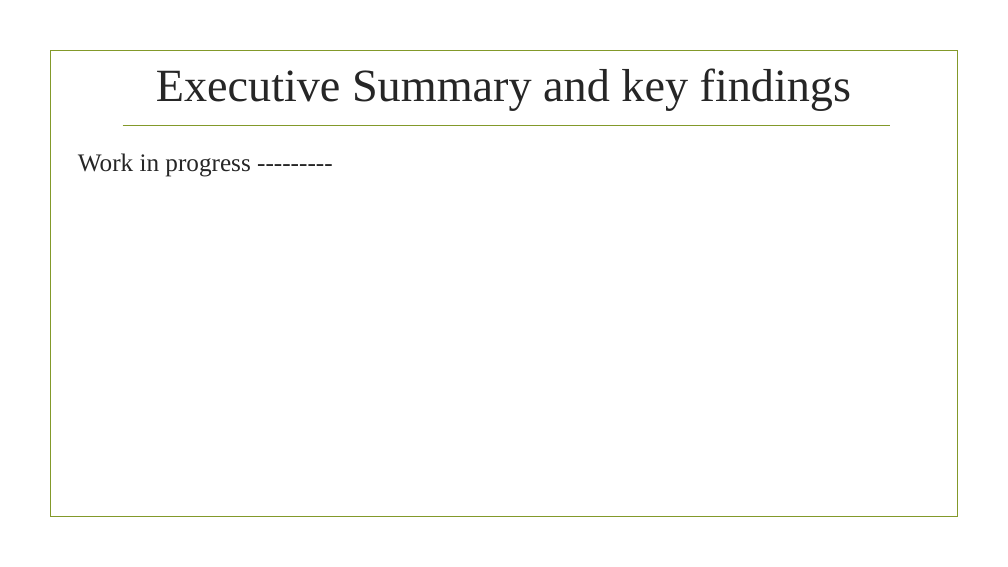
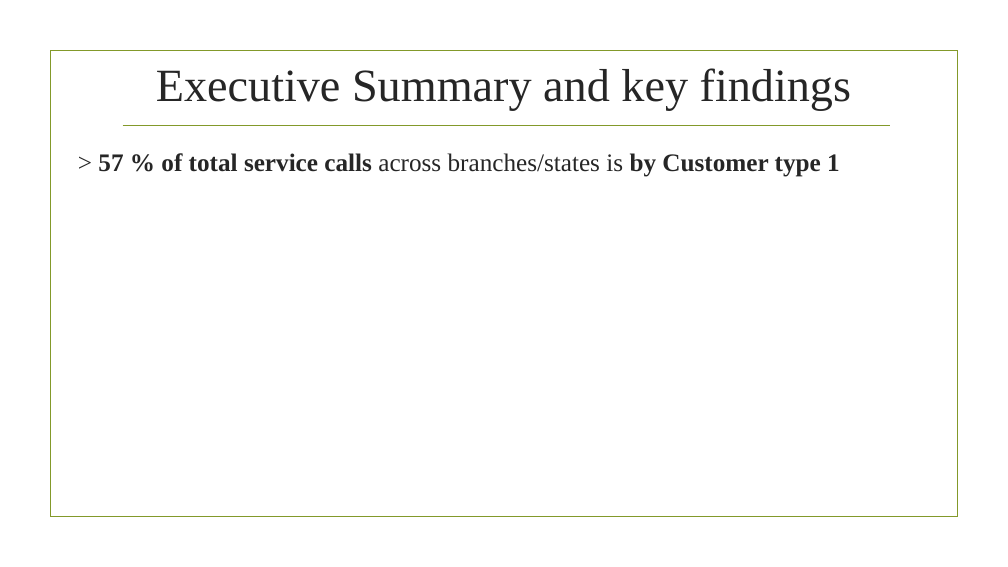
Before and after one commit to bhavsar-dushyant/Target-Marketing-and-Demand-forecasting-Live-data-, a slide deck: slide 6 of Plumbing Business Analysis.pptx. Drawn at 1008x567 pixels with LibreOffice and Linux fonts; fonts in the diff are those of the drawing; background and template pictures are left out. Boxes give left, top, right and bottom in pixels: in the first picture for what was removed or moved away, otherwise in the second. Text is boxed around its words. In the diff, an @@ line names an element or a change of style, - is before the commit and + after.

```diff
--- a/Plumbing Business Analysis.pptx
+++ b/Plumbing Business Analysis.pptx
@@ text at <box>98,153,840,177</box>: text changed; bold on @@
-Work in progress ---------
+> 57 % of total service calls across branches/states is by Customer type 1
```
Also in this commit, not shown: 3 other slides changed, 4 slides added, 2 slides removed.
